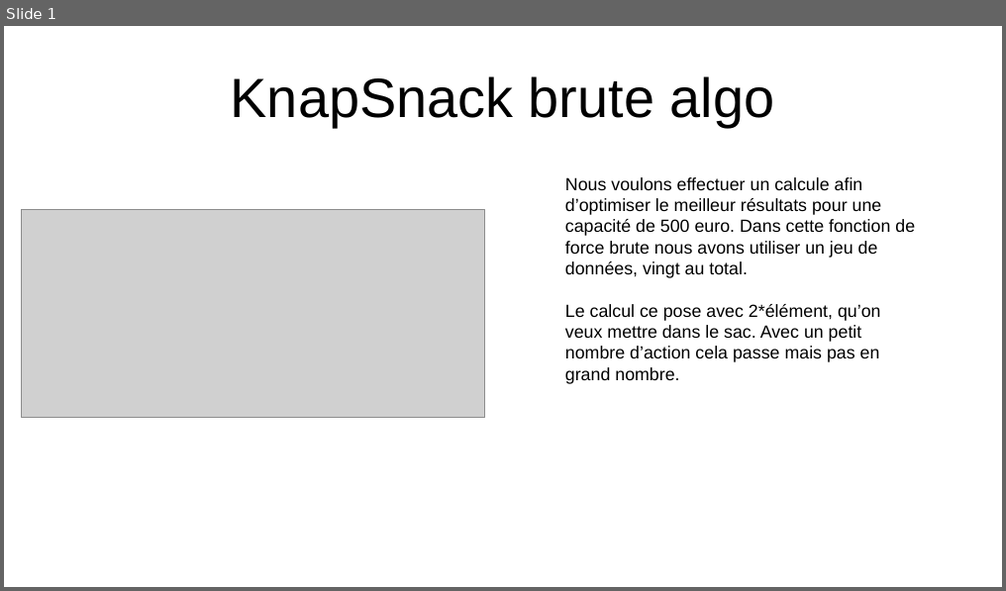
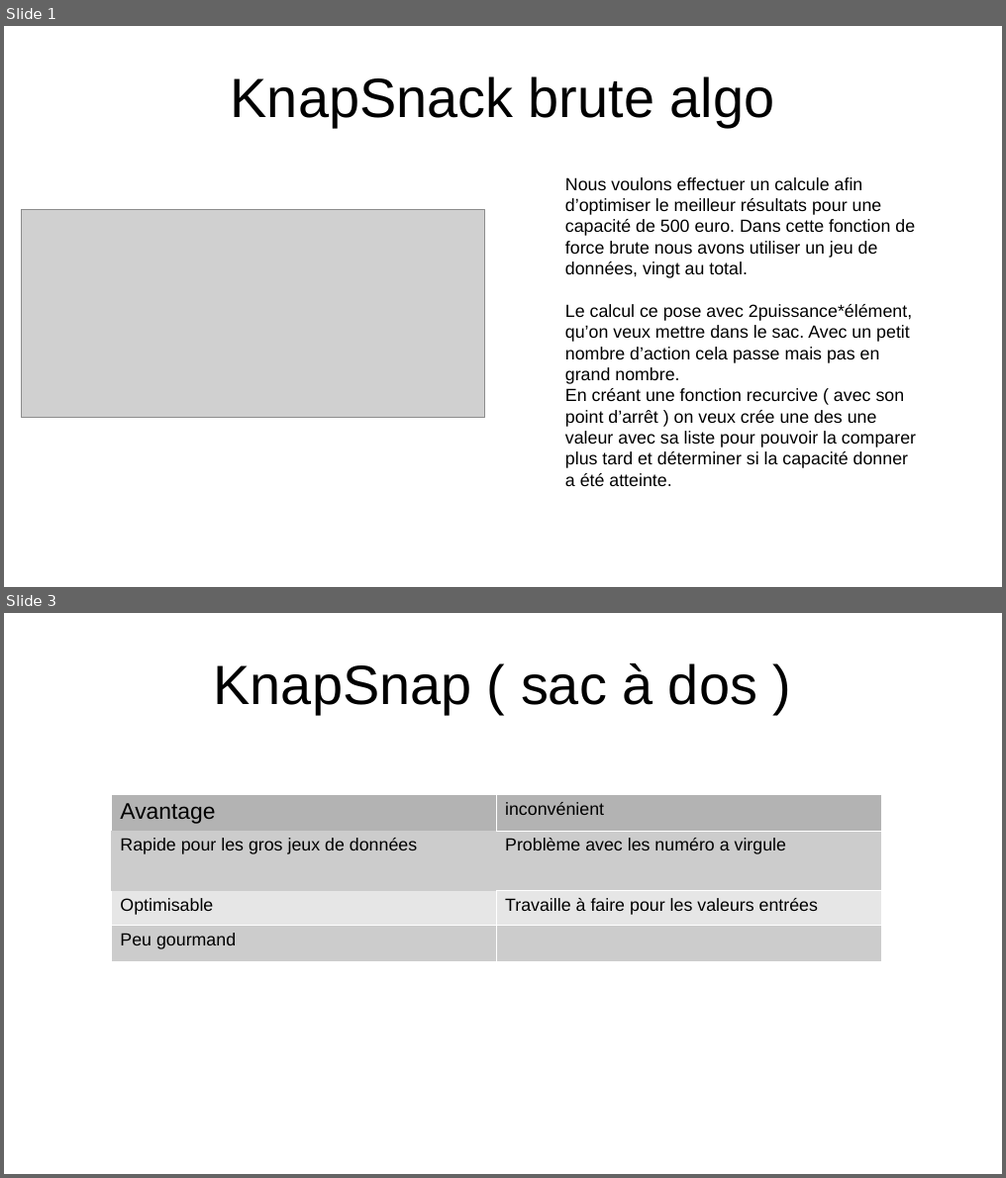
Before and after one commit to MekkiZ/Algo-Knapsack-custom, a slide deck: DiapoOC7.odp. Shown one above the other, each under a label of ours: slide 1 before the commit, slides 1 and 3 after it; the slides between them are not shown. The pictures are 1006x591 and 1006x1178 pixels, drawn with LibreOffice and Linux fonts; fonts in the diff are those of the drawing; grey boxes stand for pictures. Boxes give left, top, right and bottom in pixels: in the first picture for what was removed or moved away, otherwise in the second. Text is boxed around its words. In the diff, an @@ line names an element or a change of style, - is before the commit and + after.

Commit message:
version final avec pep8 et le fichier powerpoint

```diff
--- a/DiapoOC7.odp
+++ b/DiapoOC7.odp
@@ slide 3 added at <box>4,613,1002,1174</box>, background #FFFFFF @@
@@ title added at <box>214,663,757,714</box>, 44 pt, text #000000 @@
+KnapSnap ( sac à dos )
@@ table added at <box>112,795,881,984</box>, 4 rows, 2 columns @@
+Avantage | inconvénient
+Rapide pour les gros jeux de données | Problème avec les numéro a virgule
+Optimisable | Travaille à faire pour les valeurs entrées
+Peu gourmand | 
@@ slide 1 changed as well @@
@@ text at <box>565,304,916,486</box>: text changed @@
-Le calcul ce pose avec 2*élément, qu’on veux mettre dans le sac. Avec un petit nombre d’action cela passe mais pas en grand nombre.
+Le calcul ce pose avec 2puissance*élément, qu’on veux mettre dans le sac. Avec un petit nombre d’action cela passe mais pas en grand nombre.
+En créant une fonction recurcive ( avec son point d’arrêt ) on veux crée une des une valeur avec sa liste pour pouvoir la comparer plus tard et déterminer si la capacité donner a été atteinte.
```
Also in this commit, not shown: 4 other slides added, 6 other files.
